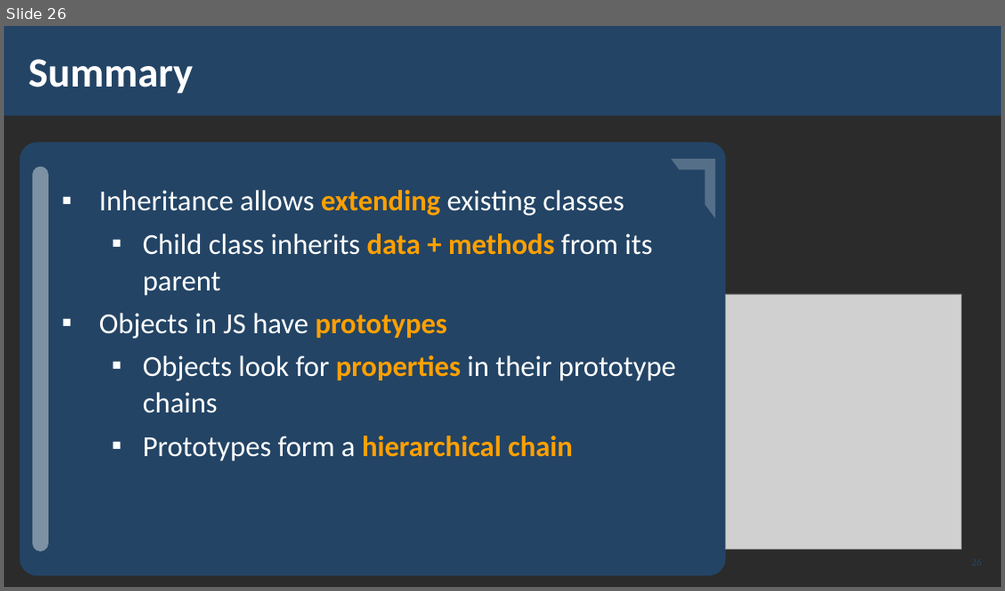
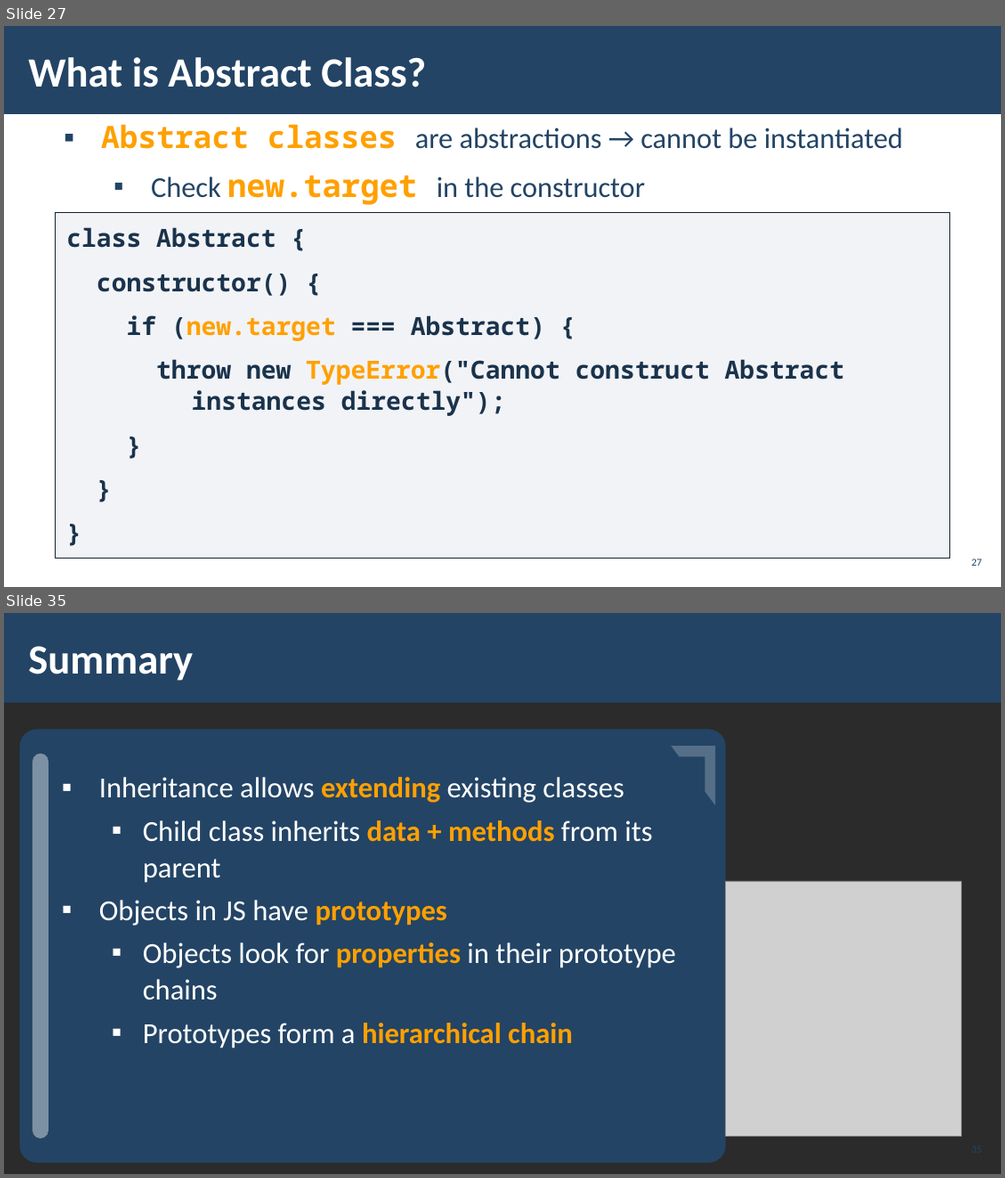
Before and after one commit to pirocorp/JS-Advanced, a slide deck: 06. PROTOTYPES AND INHERITANCE/06. JS-Advanced-Prototypes-and-Inheritance.pptx. Shown one above the other, each under a label of ours: slide 26 before the commit, slides 27 and 35 after it; the slides between them are not shown. The pictures are 1005x591 and 1005x1178 pixels, drawn with LibreOffice and Linux fonts; fonts in the diff are those of the drawing; grey boxes stand for pictures; background and template pictures are left out; a plain dark background stands for a picture behind light text. Boxes give left, top, right and bottom in pixels: in the first picture for what was removed or moved away, otherwise in the second. Text is boxed around its words. In the diff, an @@ line names an element or a change of style, - is before the commit and + after.

```diff
--- a/06. PROTOTYPES AND INHERITANCE/06. JS-Advanced-Prototypes-and-Inheritance.pptx
+++ b/06. PROTOTYPES AND INHERITANCE/06. JS-Advanced-Prototypes-and-Inheritance.pptx
@@ slide 27 added at [4, 26, 1001, 587], background picture (left out) @@
@@ rectangle added at [4, 26, 1001, 114], fill #234465 @@
@@ title added at [28, 57, 426, 87], 40 pt, text #FFFFFF, bold @@
+What is Abstract Class?
@@ text added at [101, 124, 903, 205], 27.8 pt, text #234465 @@
+▪ Abstract classes are abstractions → cannot be instantiated
+  ▪ Check new.target in the constructor
@@ rectangle added at [55, 212, 950, 557], fill #ADB4C3 at 15% opacity, outline #112233 1 pt, 24 pt, text #1A334C, bold @@
+class Abstract {
+constructor() {
+if (new.target === Abstract) {
+throw new TypeError("Cannot construct Abstract instances directly");
+}
+}
+}
@@ page number added at [971, 558, 982, 565], 10 pt, text #234465 @@
+27
@@ what was slide 26 is now slide 35 @@
```
Also in this commit, not shown: 8 other slides added.
